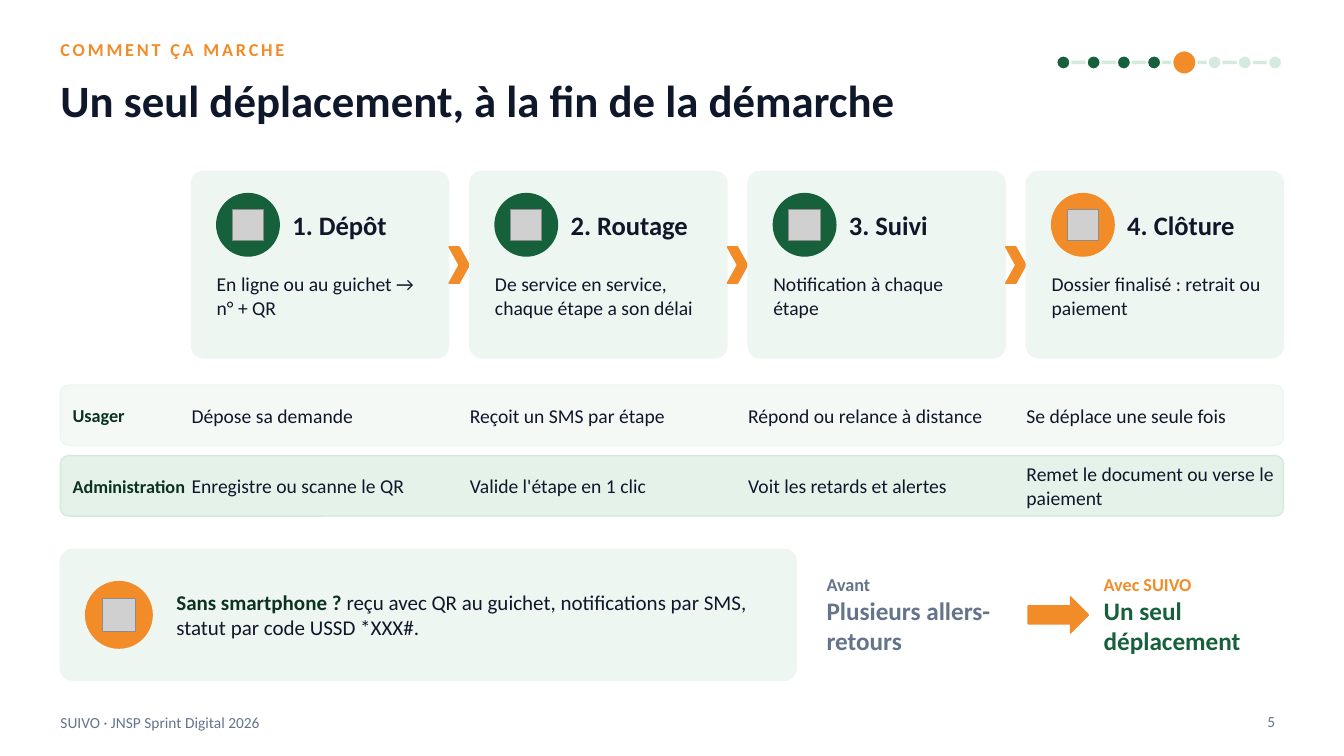
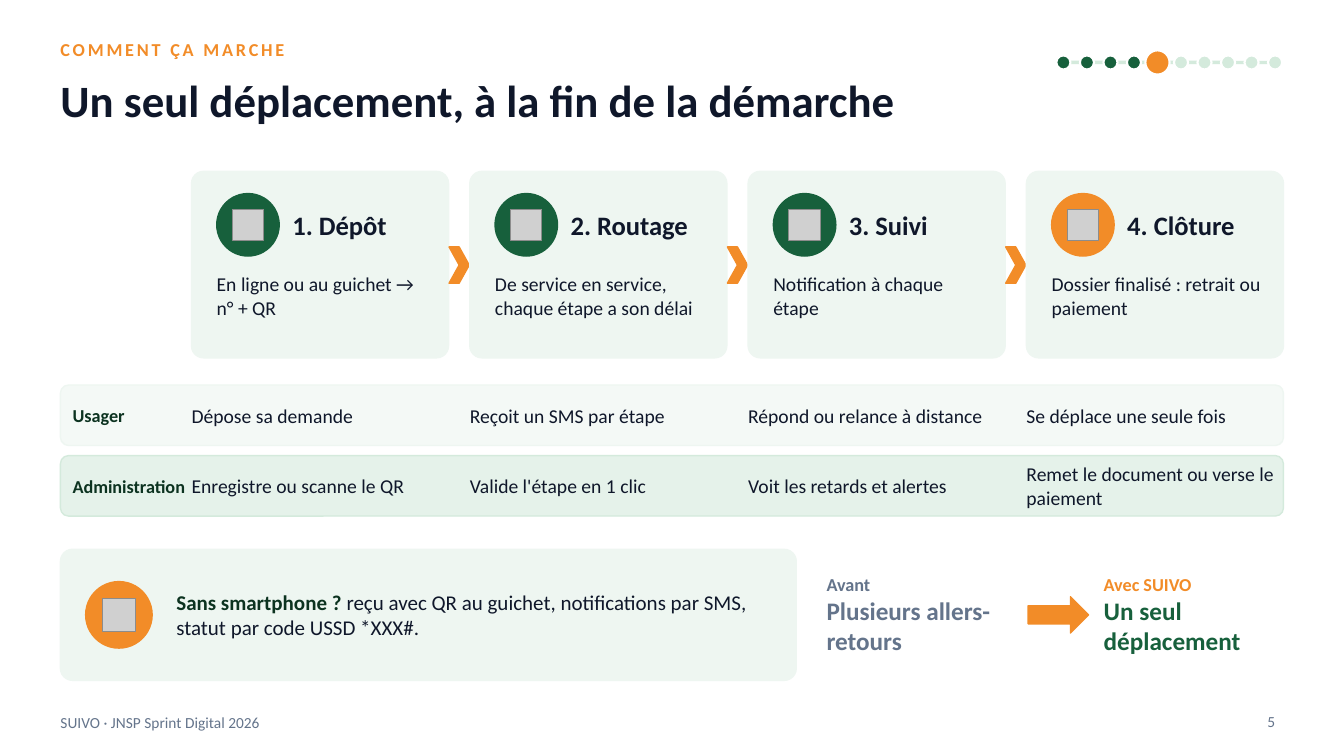
Before and after one commit to karl94/blog, a slide deck: slide 5 of jnsp-sprint-digital/08-pitch-deck/SUIVO-pitch-illustre.pptx. Drawn at 1344x756 pixels with LibreOffice and Linux fonts; fonts in the diff are those of the drawing; grey boxes stand for pictures. Boxes give left, top, right and bottom in pixels: in the first picture for what was removed or moved away, otherwise in the second. Text is boxed around its words. In the diff, an @@ line names an element or a change of style, - is before the commit and + after.

```diff
--- a/jnsp-sprint-digital/08-pitch-deck/SUIVO-pitch-illustre.pptx
+++ b/jnsp-sprint-digital/08-pitch-deck/SUIVO-pitch-illustre.pptx
@@ ellipse: place and size @@
-ellipse at (1087, 55, 1101, 70)
+ellipse at (1080, 55, 1094, 70)
@@ ellipse: place and size @@
-ellipse at (1147, 55, 1162, 70)
+ellipse at (1104, 55, 1118, 70)
@@ ellipse: place and size @@
-ellipse at (1117, 55, 1131, 70)
+ellipse at (1127, 55, 1141, 70)
@@ ellipse: place and size @@
-ellipse at (1173, 50, 1197, 75)
+ellipse at (1145, 50, 1170, 75)
@@ ellipse added at (1175, 55, 1189, 70), fill #D4EADC, outline #FFFFFF 1.5 pt @@
@@ ellipse: place and size @@
-ellipse at (1208, 55, 1222, 70)
+ellipse at (1198, 55, 1212, 70)
@@ ellipse added at (1221, 55, 1235, 70), fill #D4EADC, outline #FFFFFF 1.5 pt @@
@@ ellipse: place and size @@
-ellipse at (1238, 55, 1252, 70)
+ellipse at (1245, 55, 1259, 70)
```
Also in this commit, not shown: 7 other slides changed, 2 slides added, 4 other files.
